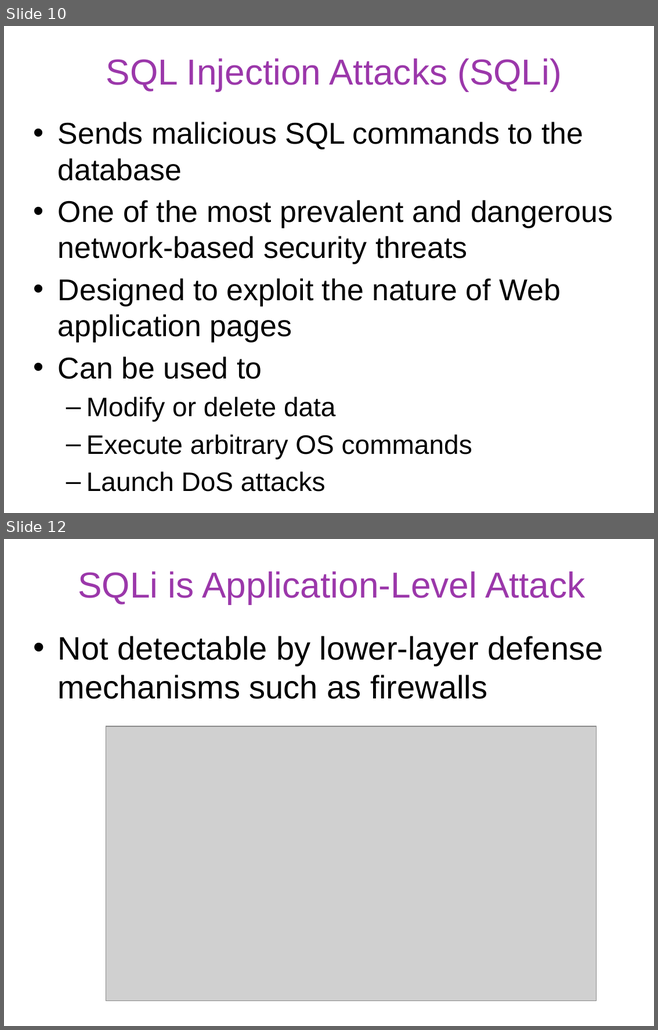
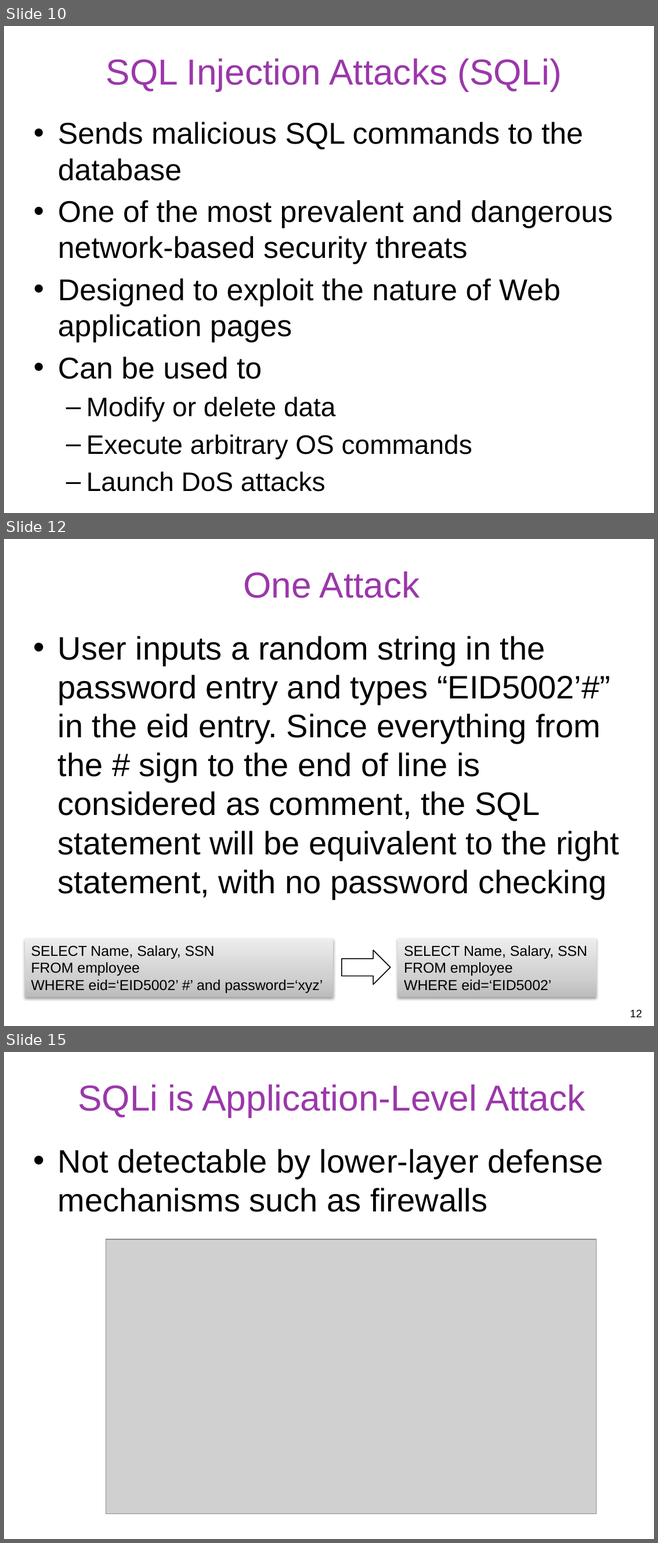
Before and after one commit to gulaoshi/gu.github.io, a slide deck: InfoSec/PPTs/L6-CH05-Database Security.pptx. Shown one above the other, each under a label of ours: slides 10 and 12 before the commit, slides 10, 12 and 15 after it; the slides between them are not shown. The pictures are 658x1030 and 658x1543 pixels, drawn with LibreOffice and Linux fonts; fonts in the diff are those of the drawing; grey boxes stand for pictures. Boxes give left, top, right and bottom in pixels: in the first picture for what was removed or moved away, otherwise in the second. Text is boxed around its words. In the diff, an @@ line names an element or a change of style, - is before the commit and + after.

```diff
--- a/InfoSec/PPTs/L6-CH05-Database Security.pptx
+++ b/InfoSec/PPTs/L6-CH05-Database Security.pptx
@@ slide 12 added at (x1=4, y1=539, x2=654, y2=1026), background #FFFFFF @@
@@ title added at (x1=243, y1=571, x2=420, y2=598), 40 pt, text #9B37AA @@
+One Attack
@@ text added at (x1=58, y1=636, x2=619, y2=899), 36 pt, text #000000 @@
+• User inputs a random string in the password entry and types “EID5002’#” in the eid entry. Since everything from the # sign to the end of line is considered as comment, the SQL statement will be equivalent to the right statement, with no password checking
@@ rectangle added at (x1=25, y1=939, x2=333, y2=998), fill gradient #BDBDBD to #D1D1D1 to #EEEEEE, 16 pt, text #000000 @@
+SELECT Name, Salary, SSN
+FROM employee
+WHERE eid=‘EID5002’ #’ and password=‘xyz’
@@ rectangle added at (x1=397, y1=939, x2=596, y2=998), fill gradient #BDBDBD to #D1D1D1 to #EEEEEE, 16 pt, text #000000 @@
+SELECT Name, Salary, SSN
+FROM employee
+WHERE eid=‘EID5002’
@@ right arrow added at (x1=341, y1=950, x2=390, y2=984), outline #000000 1 pt @@
@@ page number added at (x1=630, y1=1010, x2=642, y2=1017), 12 pt, text #000000 @@
+12
@@ what was slide 12 is now slide 15 @@
```
Also in this commit, not shown: 3 other slides added, 1 slide removed, 24 other files.
